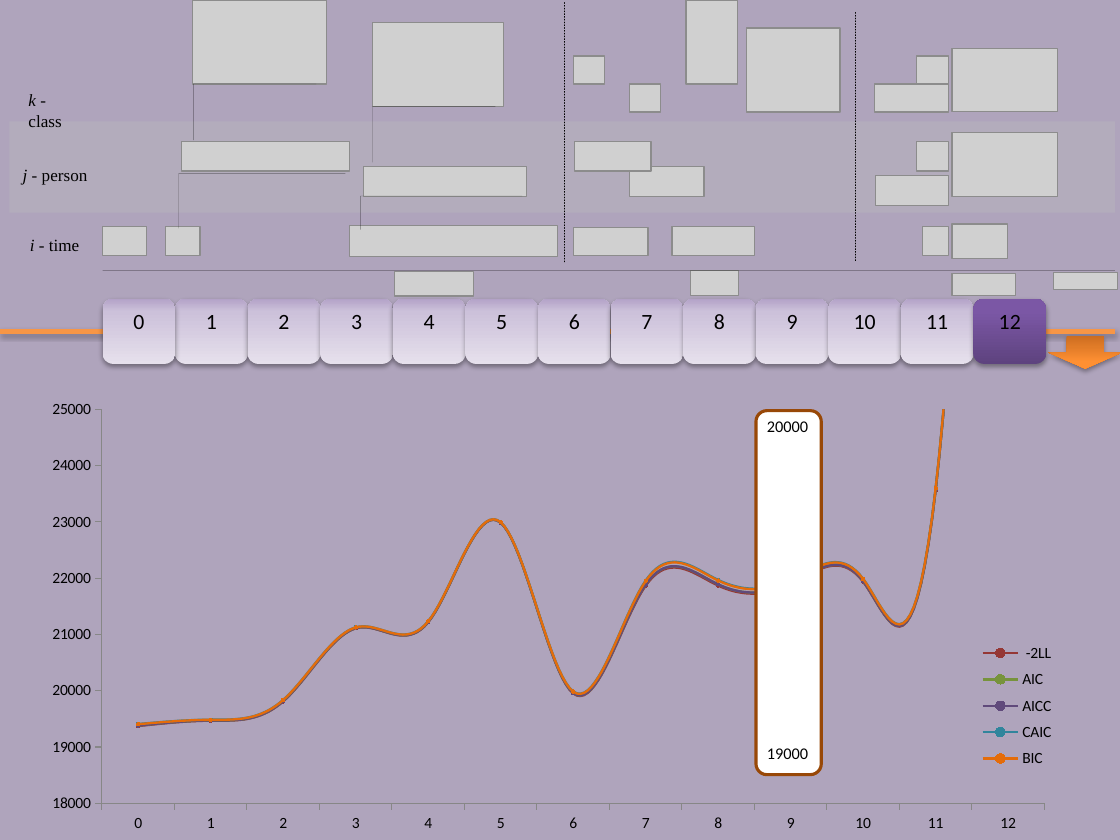
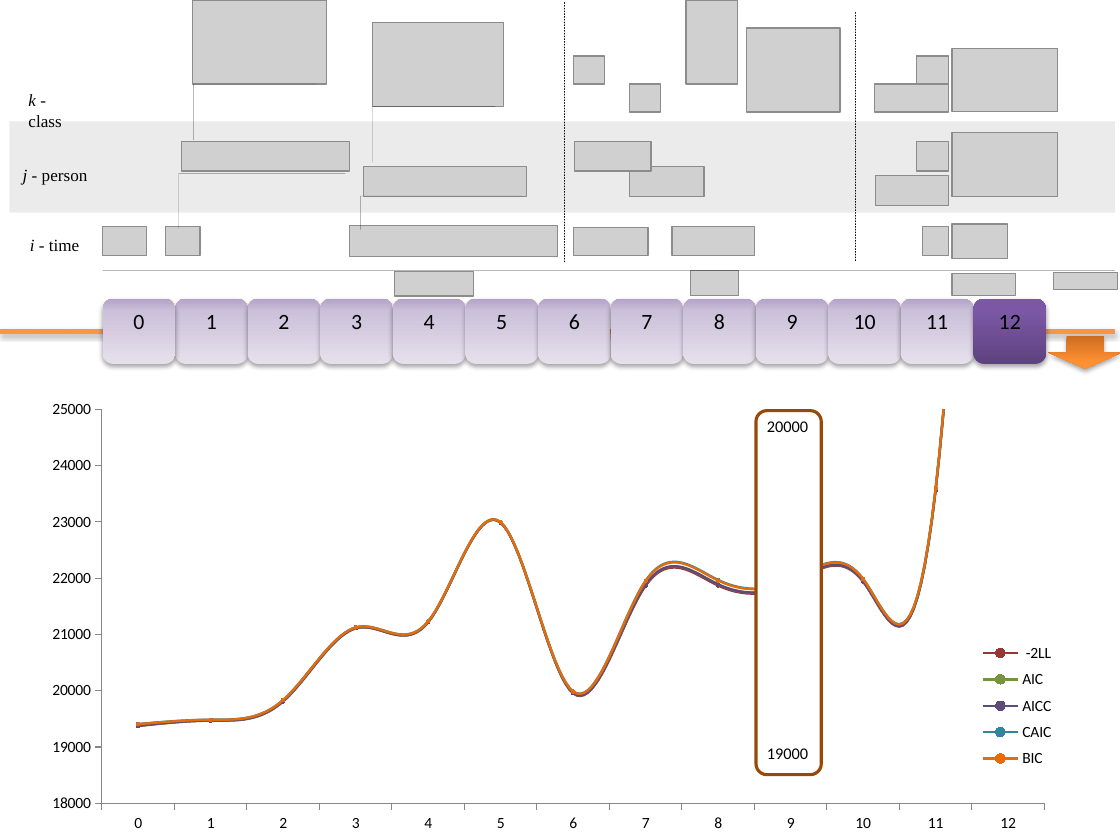
Before and after one commit to andkov/Multilevel-models-of-NLSY-97-religion-data, a slide deck: slide 30 of Models/ISE_NLSY97_Religion/ISE_NLSY97_Religion.pptx (slide 29 before the commit). Drawn at 1120x840 pixels with LibreOffice and Linux fonts; fonts in the diff are those of the drawing; grey boxes stand for pictures; background and template pictures are left out. Boxes give left, top, right and bottom in pixels: in the first picture for what was removed or moved away, otherwise in the second. Text is boxed around its words. In the diff, an @@ line names an element or a change of style, - is before the commit and + after.

```diff
--- a/Models/ISE_NLSY97_Religion/ISE_NLSY97_Religion.pptx
+++ b/Models/ISE_NLSY97_Religion/ISE_NLSY97_Religion.pptx
@@ background #604A7B at 50% opacity to #FFFFFF @@
```
Also in this commit, not shown: 13 other slides changed, 1 slide added, 2 other files.
